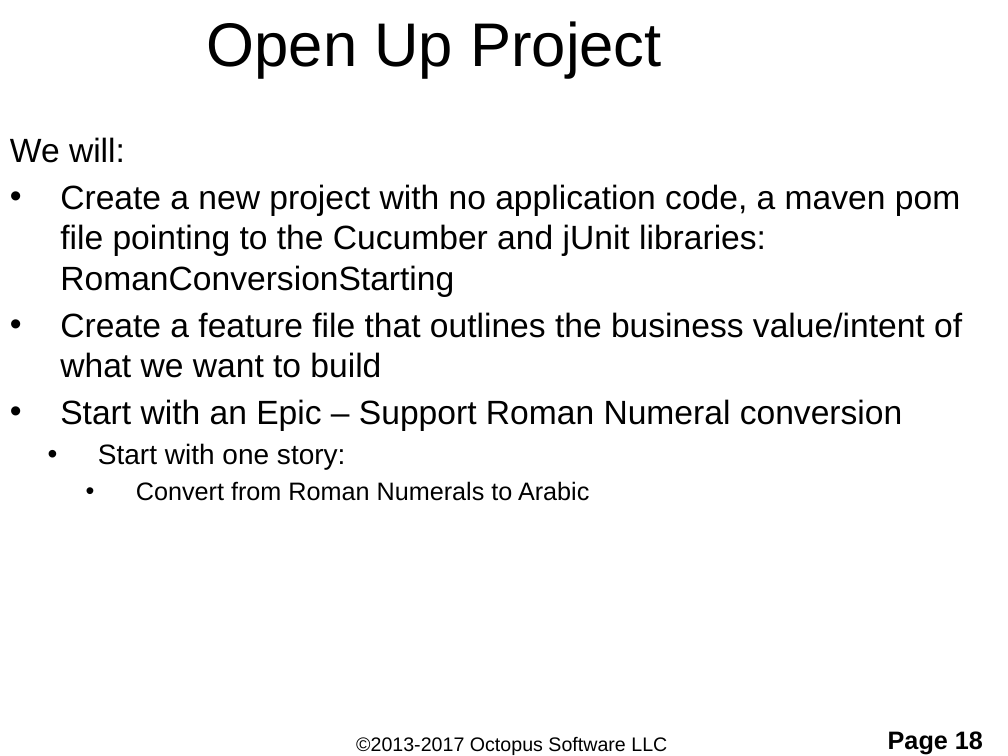
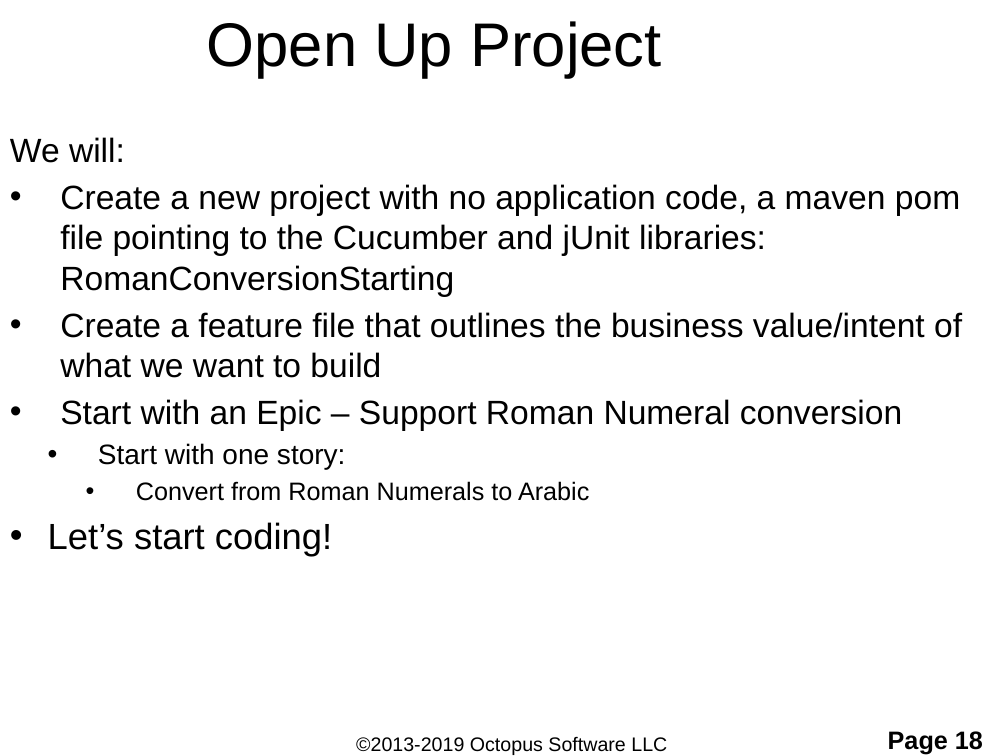
Before and after one commit to ShaneOctopus/RomanConversionStarting, a slide deck: slide 18 of workingFiles/TDD and BDD.pptx. Drawn at 1008x756 pixels with LibreOffice and Linux fonts; fonts in the diff are those of the drawing; background and template pictures are left out. Boxes give left, top, right and bottom in pixels: in the first picture for what was removed or moved away, otherwise in the second. Text is boxed around its words. In the diff, an @@ line names an element or a change of style, - is before the commit and + after.

Commit message:
Adjustment to java coding and descriptions

```diff
--- a/workingFiles/TDD and BDD.pptx
+++ b/workingFiles/TDD and BDD.pptx
@@ text at (48, 522, 332, 557): paragraph added @@
+• Let’s start coding!
@@ text at (356, 737, 667, 755): text changed @@
-©2013-2017 Octopus Software LLC
+©2013-2019 Octopus Software LLC
```
Also in this commit, not shown: 22 other slides changed, 1 other file.
